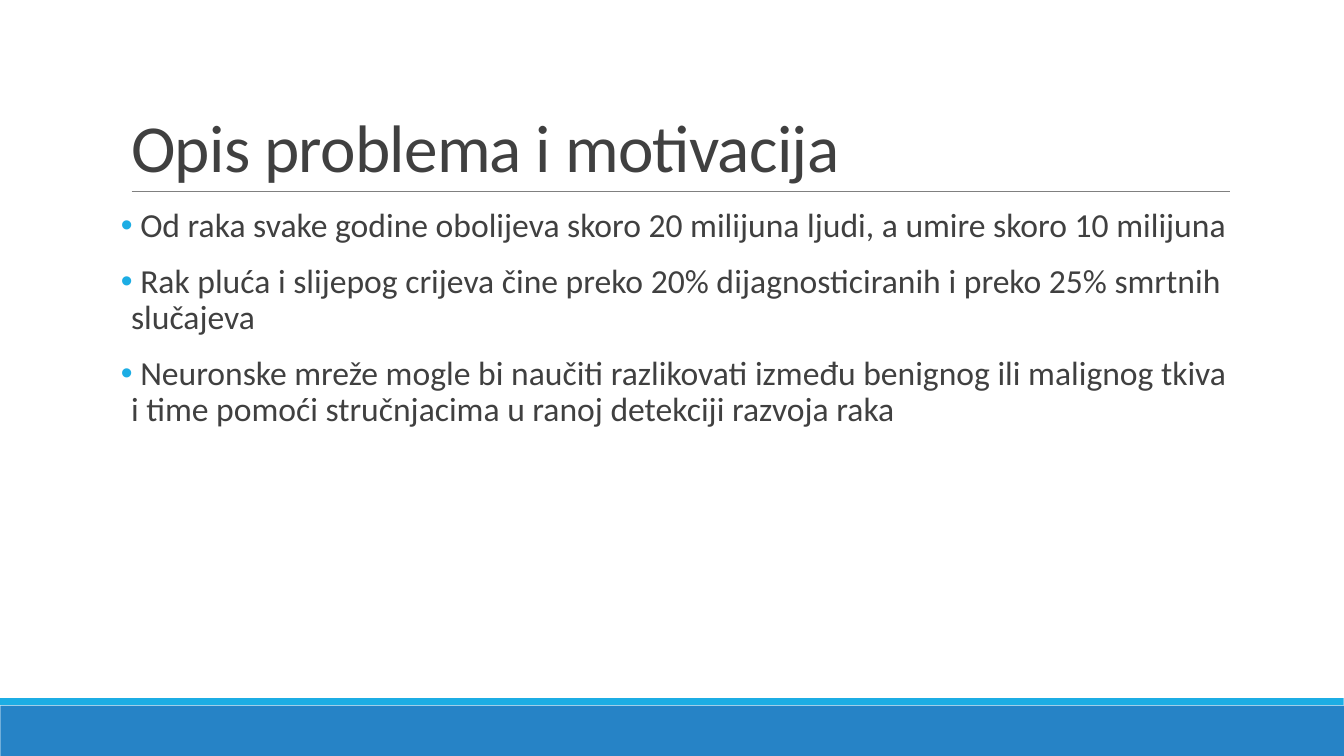
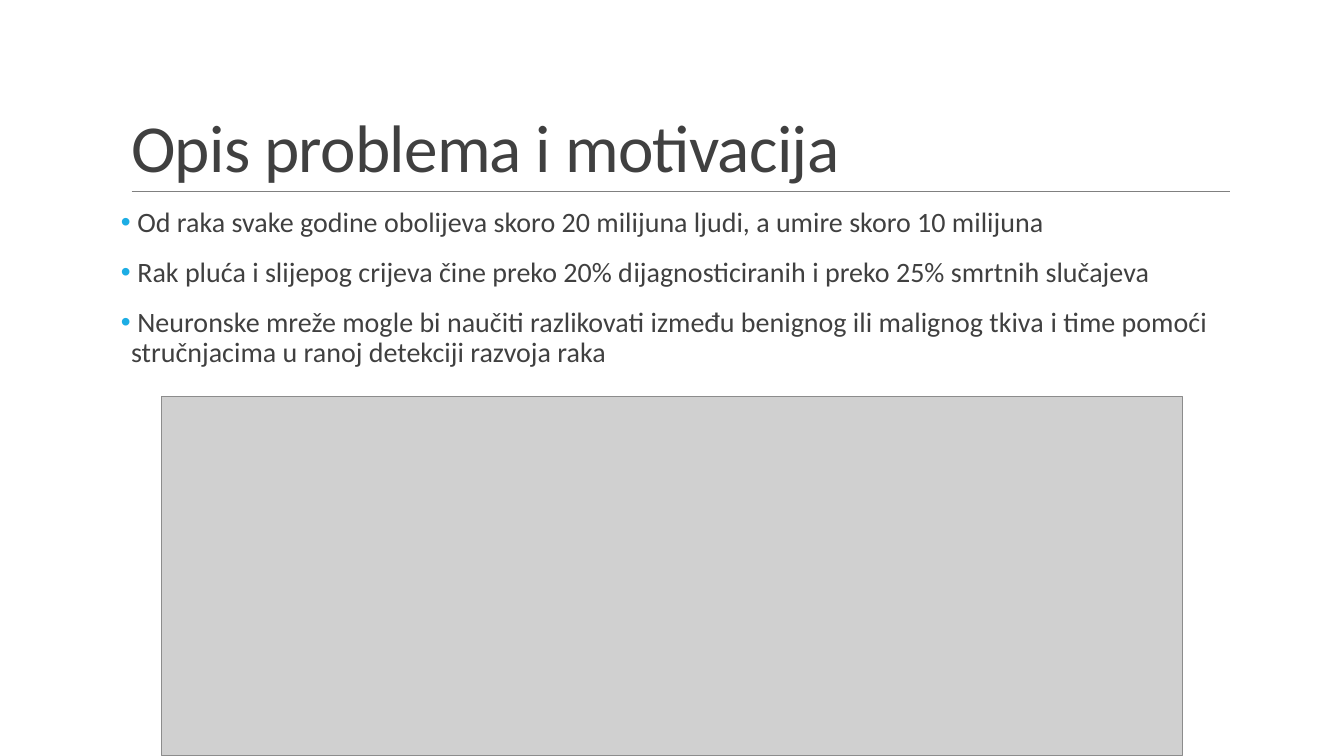
Before and after one commit to velimirkovacic/cancer-detection-project, a slide deck: slide 3 of Prezentacija/Prepoznavanje_raka_pluca_i_debelog_crijeva.pptx. Drawn at 1344x756 pixels with LibreOffice and Linux fonts; fonts in the diff are those of the drawing; grey boxes stand for pictures. Boxes give left, top, right and bottom in pixels: in the first picture for what was removed or moved away, otherwise in the second. Text is boxed around its words. In the diff, an @@ line names an element or a change of style, - is before the commit and + after.

```diff
--- a/Prezentacija/Prepoznavanje_raka_pluca_i_debelog_crijeva.pptx
+++ b/Prezentacija/Prepoznavanje_raka_pluca_i_debelog_crijeva.pptx
@@ text "Od raka svake godine obolijeva ..." at (131, 212, 1207, 367): size 24 to 20 pt @@
@@ picture added at (161, 396, 1183, 756) @@
@@ rectangle added at (0, 682, 1344, 756), fill #FFFFFF, outline #FFFFFF 0.75 pt @@
```
Also in this commit, not shown: 4 slides removed, 1 other file.
